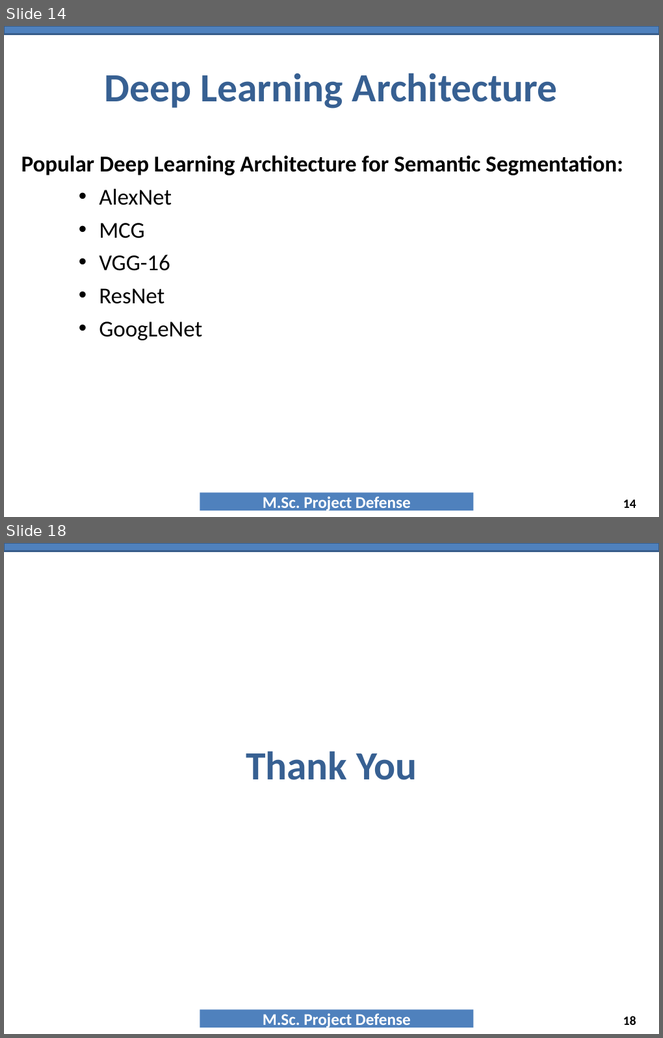
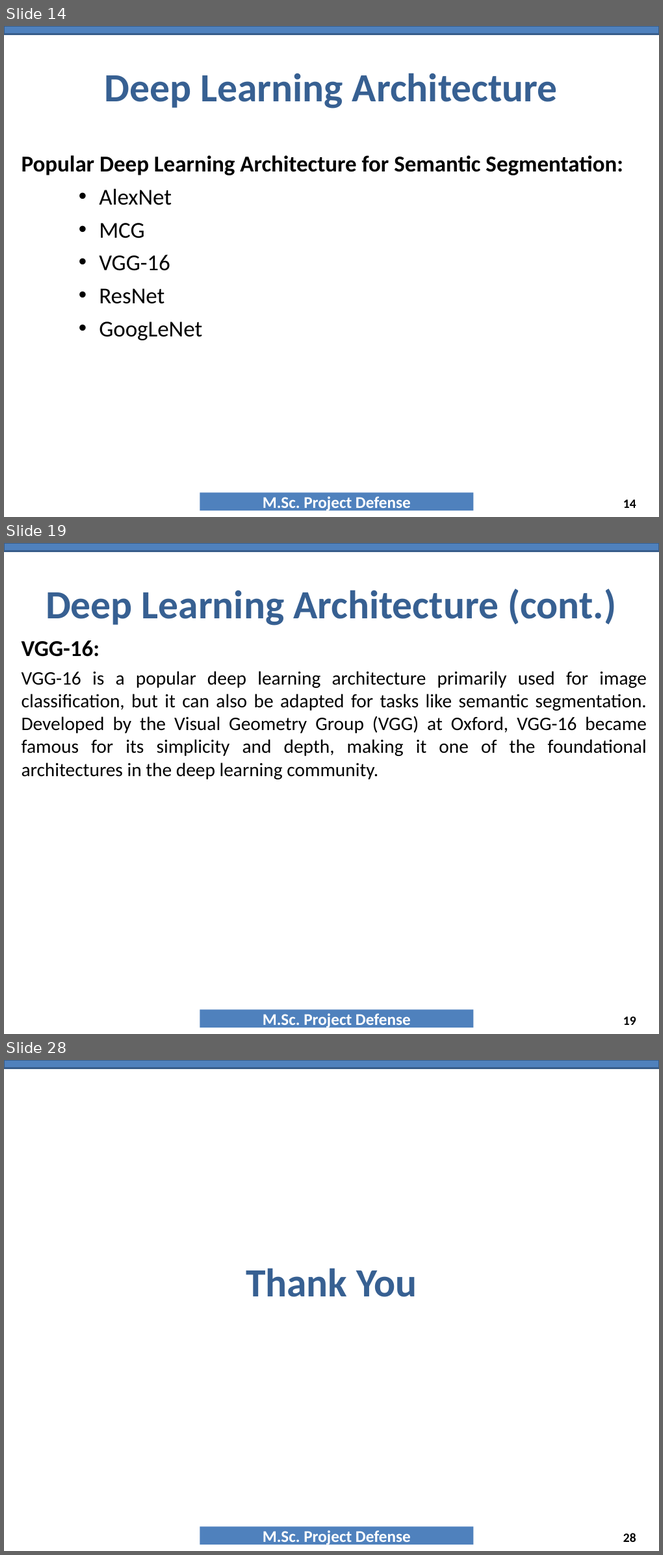
Before and after one commit to NAYANCSE27/msc-project, a slide deck: 9_PresentationTemplate_MscProject_CSE-057443.ppt. Shown one above the other, each under a label of ours: slides 14 and 18 before the commit, slides 14, 19 and 28 after it; the slides between them are not shown. The pictures are 663x1038 and 663x1555 pixels, drawn with LibreOffice and Linux fonts; fonts in the diff are those of the drawing; background and template pictures are left out. Boxes give left, top, right and bottom in pixels: in the first picture for what was removed or moved away, otherwise in the second. Text is boxed around its words. In the diff, an @@ line names an element or a change of style, - is before the commit and + after.

```diff
--- a/9_PresentationTemplate_MscProject_CSE-057443.ppt
+++ b/9_PresentationTemplate_MscProject_CSE-057443.ppt
@@ slide 19 added at (x1=4, y1=543, x2=659, y2=1034), background #FFFFFF; not listed: 2 template elements that a slide beside it also shows @@
@@ title added at (x1=46, y1=589, x2=616, y2=626), 44 pt, text #376092, bold @@
+Deep Learning Architecture (cont.)
@@ text added at (x1=22, y1=641, x2=647, y2=780), 21 pt, text #000000 @@
+VGG-16:
+VGG-16 is a popular deep learning architecture primarily used for image classification, but it can also be adapted for tasks like semantic segmentation. Developed by the Visual Geometry Group (VGG) at Oxford, VGG-16 became famous for its simplicity and depth, making it one of the foundational architectures in the deep learning community.
@@ page number added at (x1=623, y1=1017, x2=636, y2=1025), 14 pt, text #000000, bold @@
+19
@@ what was slide 18 is now slide 28 @@
@@ page number at (x1=623, y1=1533, x2=636, y2=1542): text changed @@
-18
+28
```
Also in this commit, not shown: 2 slides changed, 11 other slides added, 2 slides removed, 2 other files.
